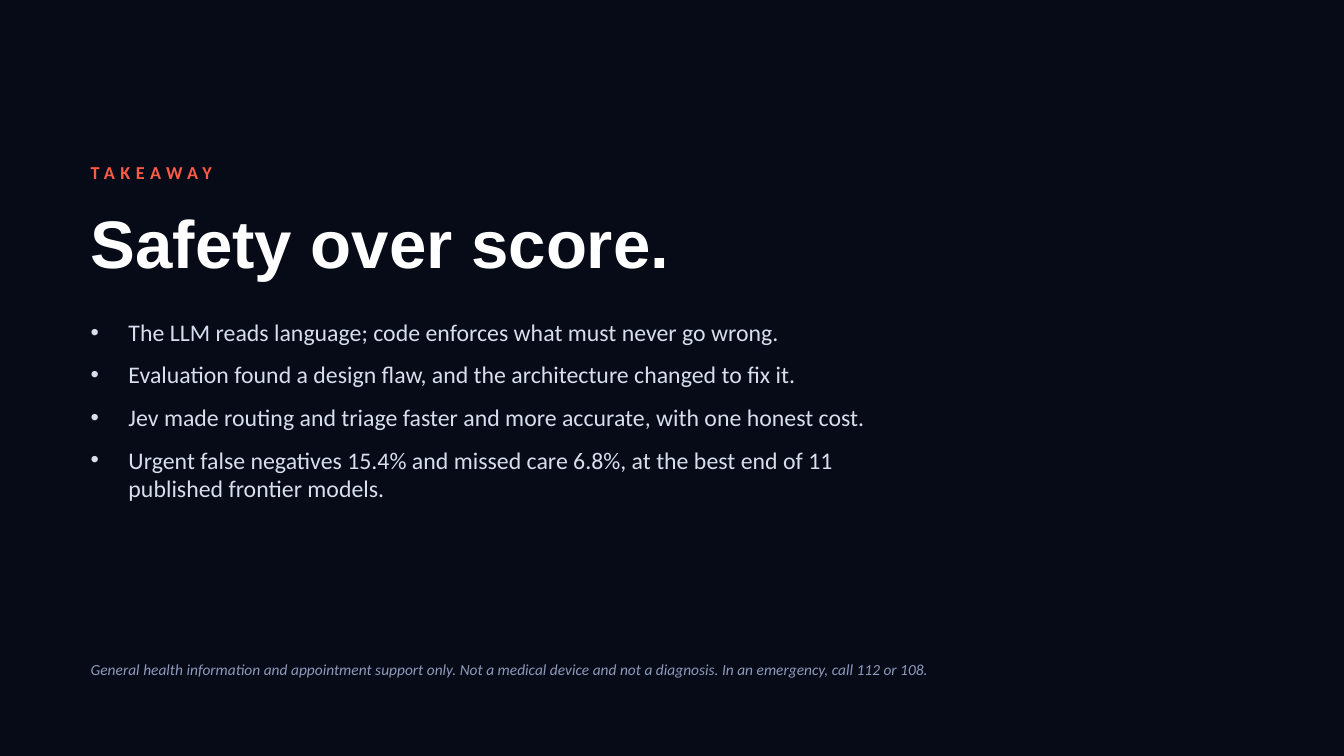
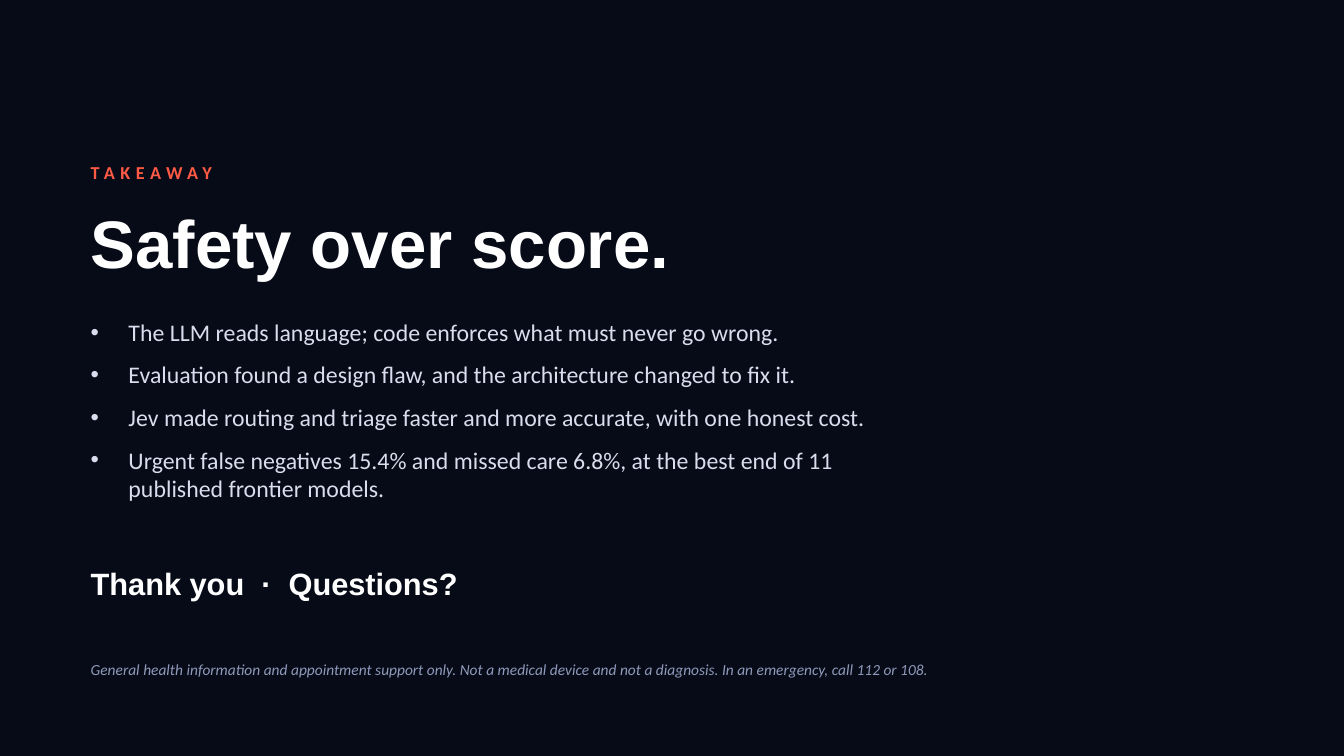
Before and after one commit to MASJV/ai-healthcare-triage-assistant, a slide deck: slide 26 of assets/docs/AI_Healthcare_Triage_Assistant.pptx. Drawn at 1344x756 pixels with LibreOffice and Linux fonts; fonts in the diff are those of the drawing; background and template pictures are left out. Boxes give left, top, right and bottom in pixels: in the first picture for what was removed or moved away, otherwise in the second. Text is boxed around its words. In the diff, an @@ line names an element or a change of style, - is before the commit and + after.

```diff
--- a/assets/docs/AI_Healthcare_Triage_Assistant.pptx
+++ b/assets/docs/AI_Healthcare_Triage_Assistant.pptx
@@ text added at (x1=91, y1=572, x2=458, y2=600), 22 pt, text #FFFFFF, bold @@
+Thank you · Questions?
```
Also in this commit, not shown: 2 other slides changed, 4 other files.
